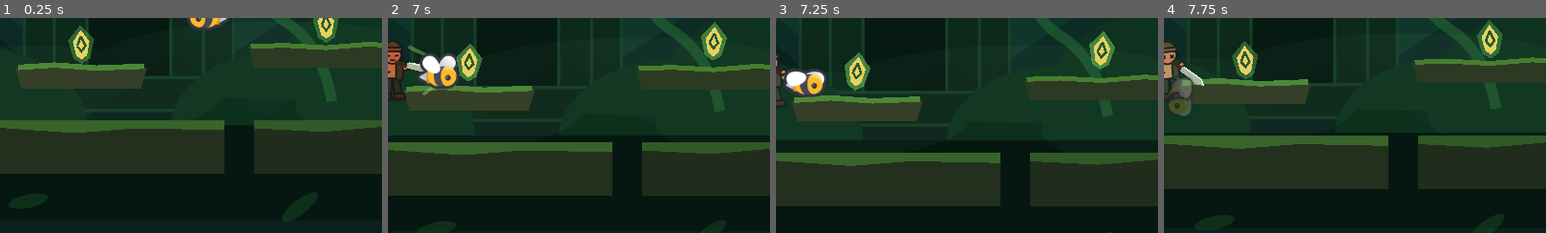
Above: before the commit, frames 1-4 (left to right).
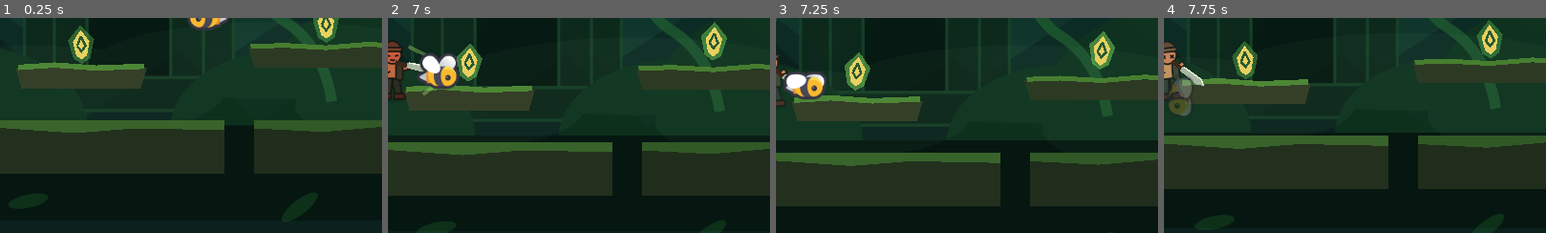
Above: after the commit, the same moments.

Repository: PlanBan/PlanBan
Game: Godot game, scene res://scenes/levels/JungleLevel.tscn
Same seed, same stepped clock (60 frames per second), same inputs: the game is played once before the commit and once after it. This scene is started directly instead of the project's main scene.
Inputs:
- Up to frame 1 (0.25 s): no input
- Up to frame 2 (7 s): hold D (move_right) 0.53-2.03 s; tap F (attack) at 0.6, 1.35, 2.3, 2.85, 3.6, 4.55, 5.1, 5.85, 6.8 s; tap Space (jump) at 0.77, 1.52, 3.02, 3.77, 4.52, 6.02, 6.77 s; hold A (move_left) 2.03-4.28 s; tap Shift (dash) at 2.1, 4.35, 6.6 s; hold D (move_right) from 4.28 s (still down)
- Up to frame 3 (7.25 s): keep holding D (move_right)
- Up to frame 4 (7.75 s): keep holding D (move_right); tap F (attack) at 7.35 s; tap Space (jump) at 7.52 s
The pictures show only the part of the screen within x 33-83%, y 42-92%; the shares and areas given below are measured in that part.

Frames 1-2 are identical in both runs. In frame 3, 0.8% of the frame differs, in the area x 2-14%, y 23-38%; in frame 4, nothing differs.
Error in both runs: Attempt to call function 'play' in base 'null instance' on a null instance. (res://scripts/relic.gd:19)

Commit message:
V2: fix bee hurt recovery and safe death collision

Diff:
--- a/AbandonedJungleGame/game/scripts/bee_enemy.gd
+++ b/AbandonedJungleGame/game/scripts/bee_enemy.gd
@@ -23,6 +23,7 @@
 var direction: float = 1.0
 var target: Node2D
 var dead: bool = false
+var hurt: bool = false
 
 func _ready() -> void:
 	hp = max_hp
@@ -67,15 +68,23 @@
 	hp = maxi(hp - amount, 0)
 	if hp <= 0:
 		dead = true
-		collision_layer = 0
-		collision_mask = 0
-		$DamageArea.monitoring = false
+		hurt = false
+		set_deferred("collision_layer", 0)
+		set_deferred("collision_mask", 0)
+		$DamageArea.set_deferred("monitoring", false)
 		animation_player.play("death")
 		defeated.emit(score_value)
 		await animation_player.animation_finished
 		queue_free()
 	else:
+		if hurt:
+			return
+		hurt = true
 		animation_player.play("hurt")
+		await animation_player.animation_finished
+		if not dead:
+			hurt = false
+			animation_player.play("fly")
 
 func _on_damage_area_body_entered(body: Node2D) -> void:
 	if dead:
